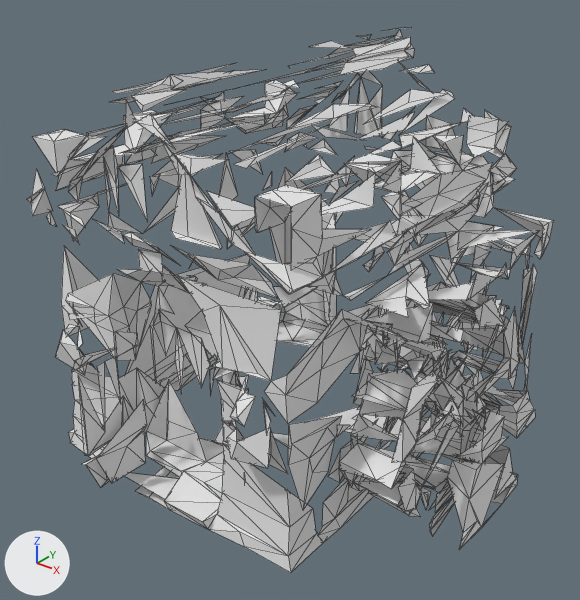
Before and after pictures for a commit that changed the glTF model docs/pc/look_target/crosshaven_city/work/3d_cities/crosshaven/workshops/bld_ws_mill_a_LOD2.glb.
Before and after are seen from a 50 mm lens placed at (8.86, -11.39, 10.25), pointed at (0.02, -0.34, 3.4). The axes (+X, +Y, +Z) are drawn at lower left. The lights are the same throughout. The older version comes first. Mesh edges are drawn as thin lines.

In view in the first picture: 'geometry_0'.
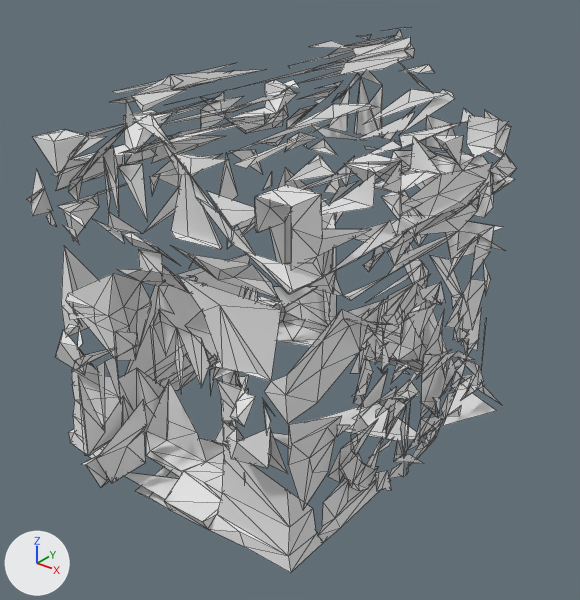
The newer file is also turned or shifted as a whole; pictures and numbers use the older file's frame.

What changed in the scene script:
```text
Change me_geometry_0:
    used by ob_geometry_0; location = (0.0, 0.0, 0.0)
    remove me_geometry_0.from_pydata(...)  # 1932 vertices, 2015 faces; spans x -4.43..4.43, y -4.4..4.42, z 0.0..8.01
    add me_geometry_0.from_pydata(...)  # 1536 vertices, 1546 faces; spans x -4.43..3.38, y -4.4..4.42, z 0.05..8.01
    me_geometry_0 part 1: 33 loose pieces with 214 vertices, spanning x 2.44..4.43, y -2.1..3.44, z 0.0..4.78, are deleted
    me_geometry_0 part 2
    182 vertices are removed from x 2.4..3.75, y -2.08..3.76, z 0.05..4.78
    274 faces are deleted
    5 new faces join them
    other edits to the shape of me_geometry_0 do not show in these pictures
```

What differs and where, as boxes [x1, y1, x2, y2] in the pictures (580 x 600 px):
'geometry_0', reshaped (7% narrower)
    before: [27, 27, 554, 573]
    after: [27, 27, 516, 573]
part 1 of me_geometry_0, deleted
    before: [353, 238, 537, 550]
part 2 of me_geometry_0, cut back
    before: [339, 208, 554, 511]
    after: [354, 215, 440, 467]
